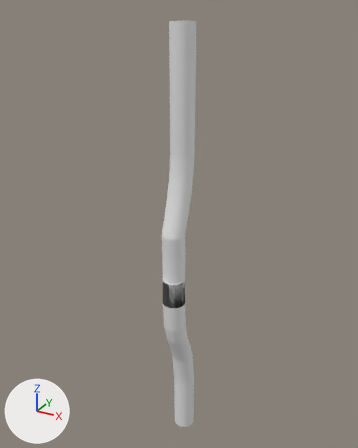
An edit to the OBJ model project/resources/Course/Course.obj, drawn before and after from the same camera.
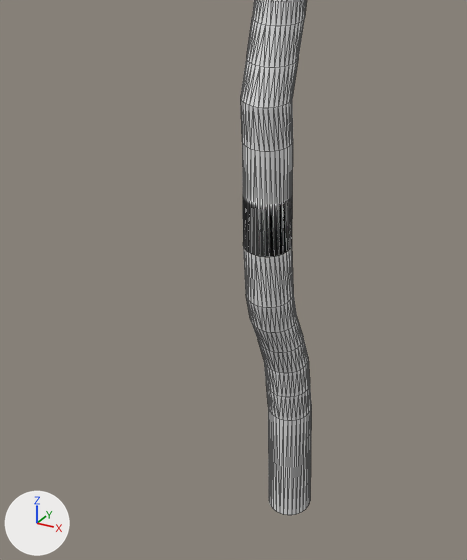
Each version appears first whole from a 50 mm lens placed at (1.87, -3.45, 1.14), pointed at (-0.06, 0.06, -0.61), and next in a close-up on the part from 14% to 74% of the width and 42% to 100% of the height. The lights are fixed; the arrows at lower left show +X, +Y and +Z. The first two pictures are the older version. The close-ups show mesh edges as thin lines. Where no turn or scale is listed for an object, it has been applied to the vertices.

The first close-up shows '円柱'.
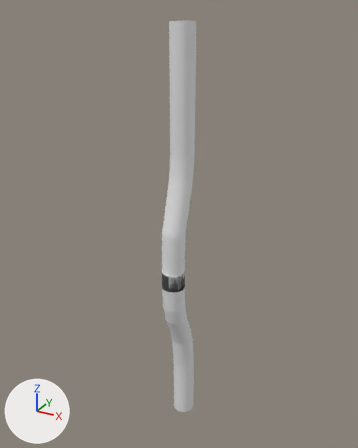
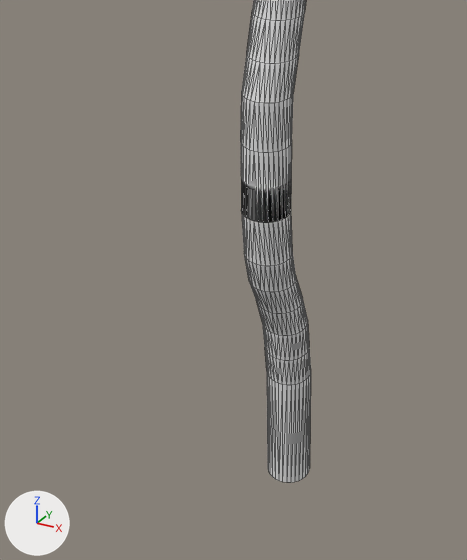
Where the change shows, as pixel boxes (x1, y1, x2, y2) in the close-ups (467 x 560 px; the box of a moved part takes in the faces that stretch with it):
'円柱', reshaped: before (241, 0, 311, 515); after (241, 0, 311, 483)
part 1 of me_円柱, moved or reshaped: before (242, 142, 293, 307); after (241, 143, 292, 266)
part 2 of me_円柱, moved or reshaped: before (246, 294, 311, 515); after (244, 252, 311, 483)
part 3 of me_円柱, moved or reshaped: before (247, 0, 307, 68); after (247, 0, 306, 63)
part 4 of me_円柱, moved or reshaped: before (241, 58, 298, 152); after (241, 55, 299, 153)

The edits, one by one:
me_円柱 is used by ob_円柱; location (0.0, 0.0, 0.0).
me_円柱 had 480 vertices, 896 faces and spanned x -0.1..0.1, y -0.25..0.15, z -2.85..1.04.
me_円柱 now has 480 vertices, 896 faces and spans x -0.1..0.1, y -0.26..0.14, z -2.64..1.04.
me_円柱 part 1: all 32 vertices in x -0.1..0.1, y -0.25..-0.05, z -1.28 are moved by (0.0, -0.01, 0.17).
me_円柱 part 2: all 224 vertices in x -0.1..0.1, y -0.24..0.15, z -2.85..-1.54 are moved by (0.0, -0.01, 0.21).
me_円柱 part 3: all 64 vertices in x -0.1..0.1, y -0.21..0.04, z -0.47..-0.32 are moved by (0.0, 0.0, 0.02).
me_円柱 part 4: all 32 vertices in x -0.1..0.1, y -0.25..-0.05, z -0.62 are moved by (0.0, 0.01, 0.02).
Other edits to the shape of me_円柱 do not show in these pictures.
